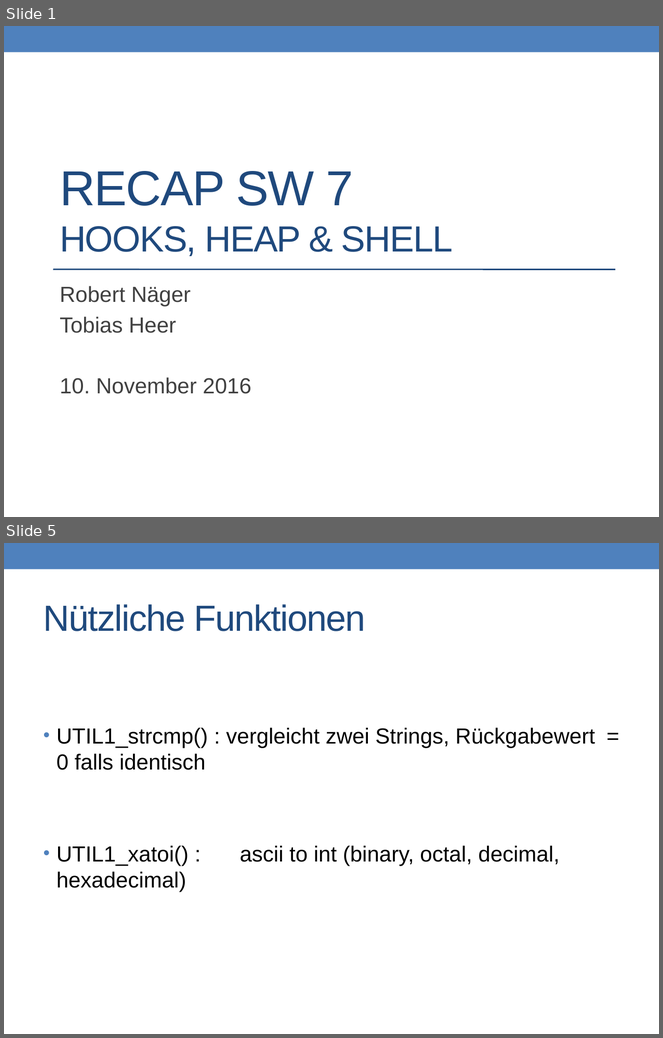
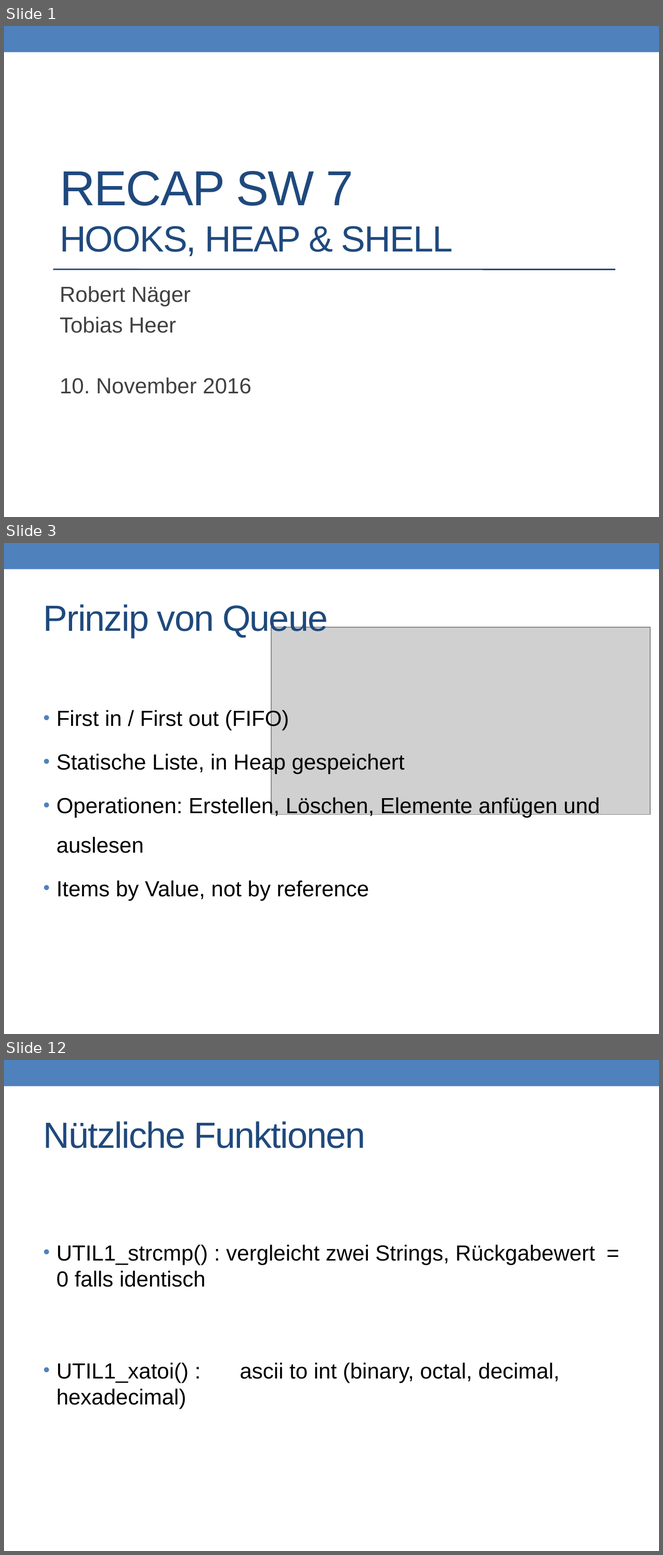
Before and after one commit to prg2lt1/robogit, a slide deck: Recap/ToroRecap.pptx. Shown one above the other, each under a label of ours: slides 1 and 5 before the commit, slides 1, 3 and 12 after it; the slides between them are not shown. The pictures are 663x1038 and 663x1555 pixels, drawn with LibreOffice and Linux fonts; fonts in the diff are those of the drawing; grey boxes stand for pictures. Boxes give left, top, right and bottom in pixels: in the first picture for what was removed or moved away, otherwise in the second. Text is boxed around its words. In the diff, an @@ line names an element or a change of style, - is before the commit and + after.

```diff
--- a/Recap/ToroRecap.pptx
+++ b/Recap/ToroRecap.pptx
@@ slide 3 added at (4, 543, 659, 1034), background #FFFFFF; not listed: 1 template element that a slide beside it also shows @@
@@ title added at (44, 604, 328, 638), 40 pt, text #1F497D @@
+Prinzip von Queue
@@ picture added at (271, 628, 651, 815) @@
@@ text added at (57, 709, 600, 901), 24 pt, text #000000 @@
+• First in / First out (FIFO)
+• Statische Liste, in Heap gespeichert
+• Operationen: Erstellen, Löschen, Elemente anfügen und auslesen
+• Items by Value, not by reference
@@ what was slide 5 is now slide 12 @@
```
Also in this commit, not shown: 4 slides changed, 9 other slides added, 2 slides removed.
